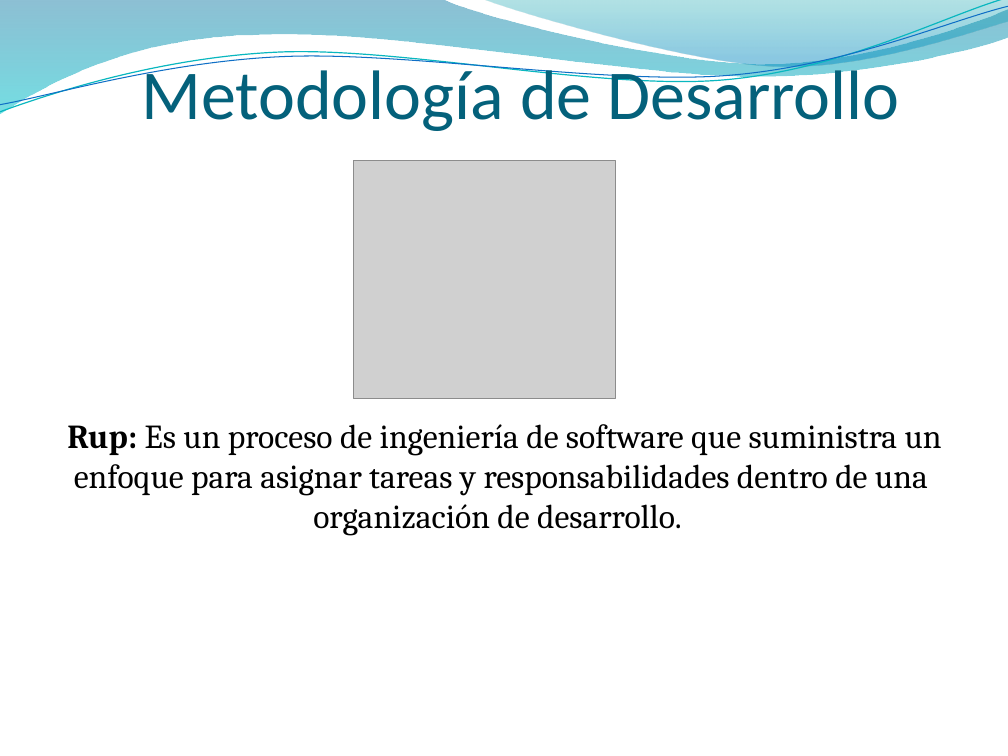
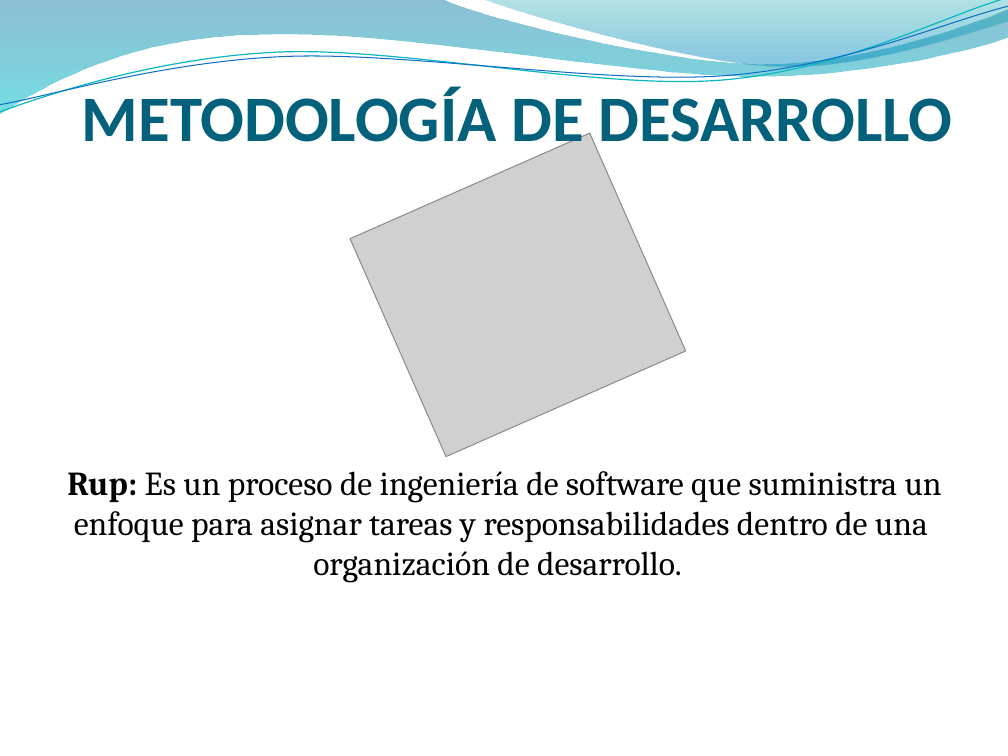
Before and after one commit to francben/proyectoDeliberyApp, a slide deck: slide 6 of Para Presentacion final.pptx. Drawn at 1008x756 pixels with LibreOffice and Linux fonts; fonts in the diff are those of the drawing; grey boxes stand for pictures; background and template pictures are left out. Boxes give left, top, right and bottom in pixels: in the first picture for what was removed or moved away, otherwise in the second. Text is boxed around its words. In the diff, an @@ line names an element or a change of style, - is before the commit and + after.

```diff
--- a/Para Presentacion final.pptx
+++ b/Para Presentacion final.pptx
@@ text at (82, 87, 952, 157): text changed; size 50 to 46.2 pt; bold on @@
-Metodología de Desarrollo
+METODOLOGÍA DE DESARROLLO
@@ picture at (350, 133, 686, 456): rotation 0 to 336 degrees @@
@@ text "Rup: Es un proceso de ...": place and size @@
-text "Rup: Es un proceso de ..." at (67, 424, 942, 536)
+text "Rup: Es un proceso de ..." at (67, 471, 942, 583)
```
Also in this commit, not shown: 20 other slides changed, 13 slides added, 13 slides removed.
